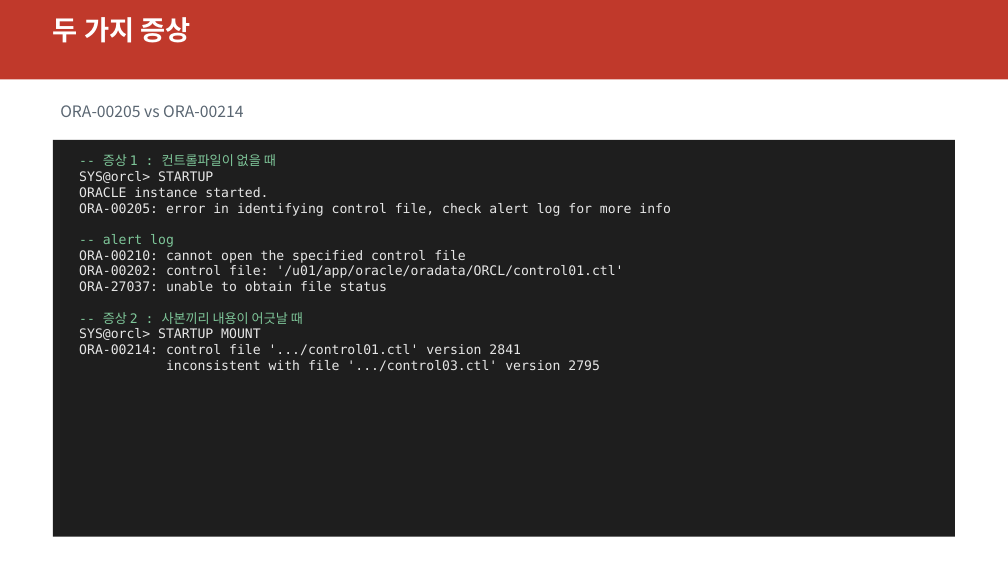
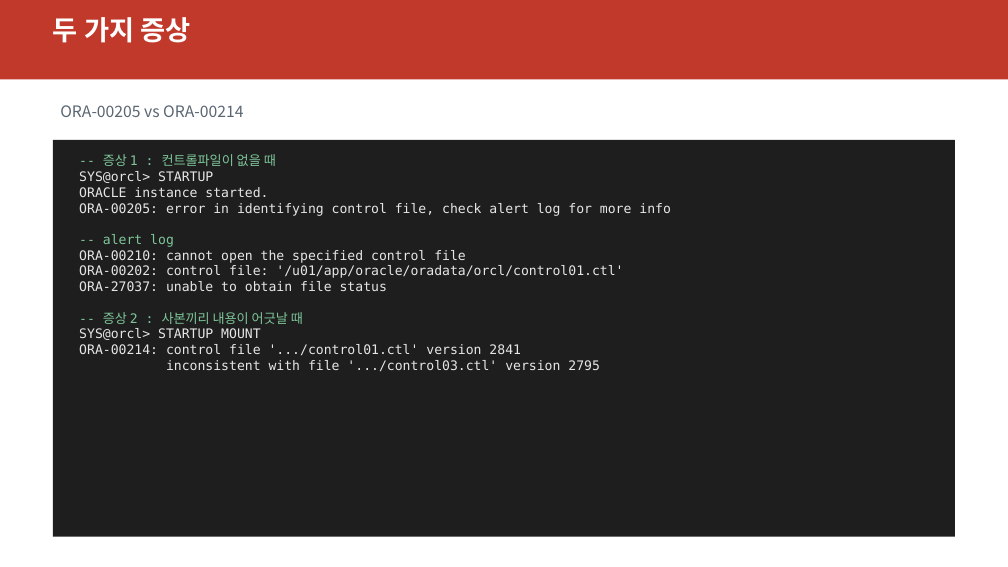
Before and after one commit to elpisk/OracleManual, a slide deck: slide 9 of BACKUP&RECOVERY/06장/06장_NOARCHIVELOG_복구_컨트롤파일_장애.pptx. Drawn at 1008x567 pixels with LibreOffice and Linux fonts; fonts in the diff are those of the drawing. Boxes give left, top, right and bottom in pixels: in the first picture for what was removed or moved away, otherwise in the second. Text is boxed around its words. In the diff, an @@ line names an element or a change of style, - is before the commit and + after.

```diff
--- a/BACKUP&RECOVERY/06장/06장_NOARCHIVELOG_복구_컨트롤파일_장애.pptx
+++ b/BACKUP&RECOVERY/06장/06장_NOARCHIVELOG_복구_컨트롤파일_장애.pptx
@@ text at (x1=79, y1=265, x2=623, y2=278): text changed @@
-ORA-00202: control file: '/u01/app/oracle/oradata/ORCL/control01.ctl'
+ORA-00202: control file: '/u01/app/oracle/oradata/orcl/control01.ctl'
```
Also in this commit, not shown: 6 other slides changed, 55 other files.
